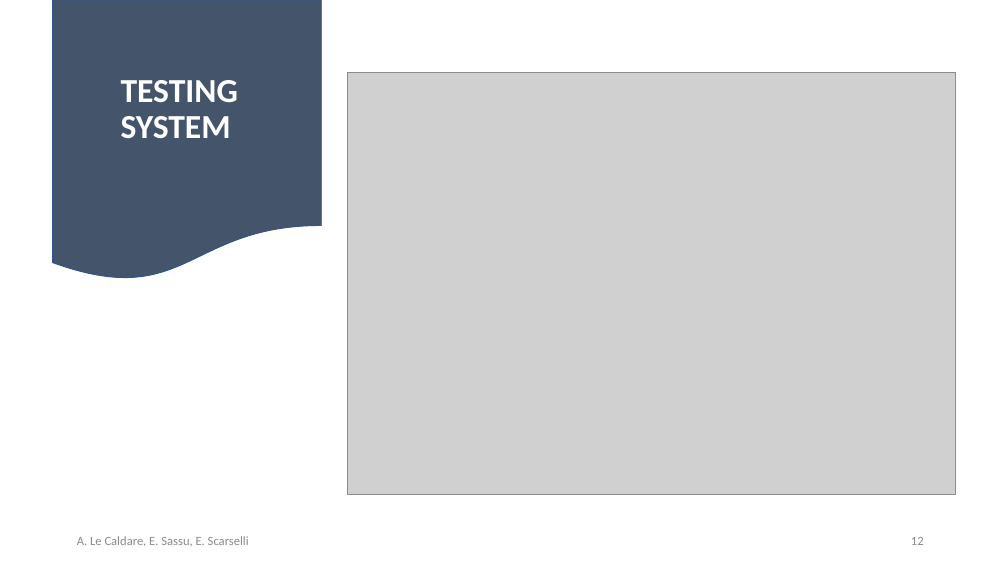
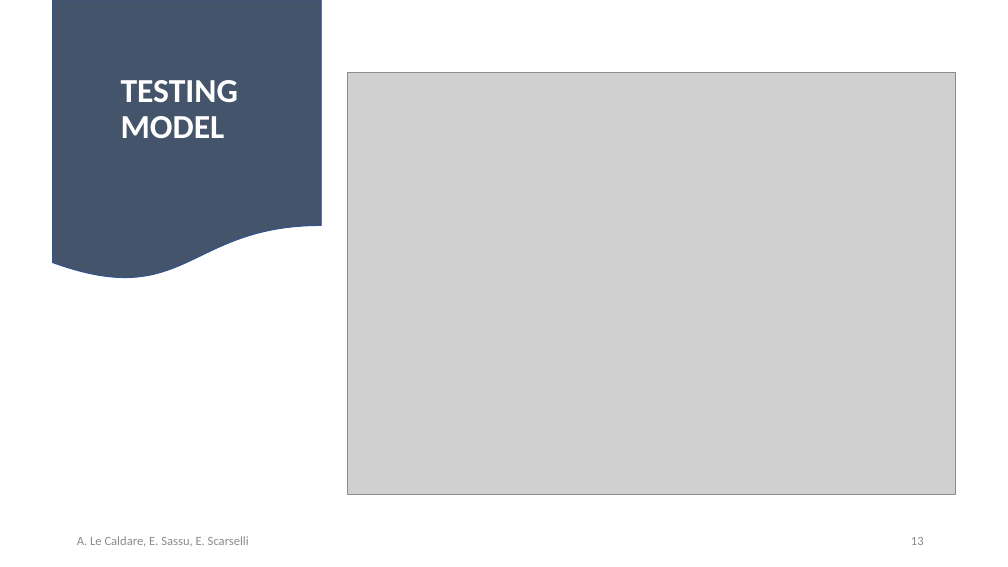
Before and after one commit to psoftware/ddosdefence-floodlight-controller, a slide deck: slide 13 of Docs/DDoSDefence.pptx (slide 12 before the commit). Drawn at 1008x567 pixels with LibreOffice and Linux fonts; fonts in the diff are those of the drawing; grey boxes stand for pictures. Boxes give left, top, right and bottom in pixels: in the first picture for what was removed or moved away, otherwise in the second. Text is boxed around its words. In the diff, an @@ line names an element or a change of style, - is before the commit and + after.

```diff
--- a/Docs/DDoSDefence.pptx
+++ b/Docs/DDoSDefence.pptx
@@ title at box(121, 80, 238, 138): text changed @@
-TESTING SYSTEM
+TESTING MODEL
```
Also in this commit, not shown: 10 other slides changed, 3 slides added, 3 slides removed, 2 other files.
